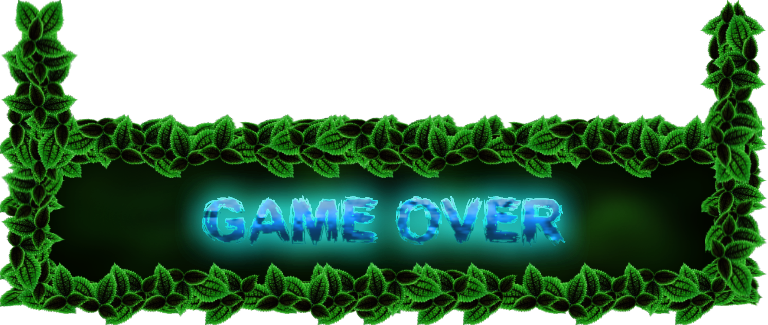
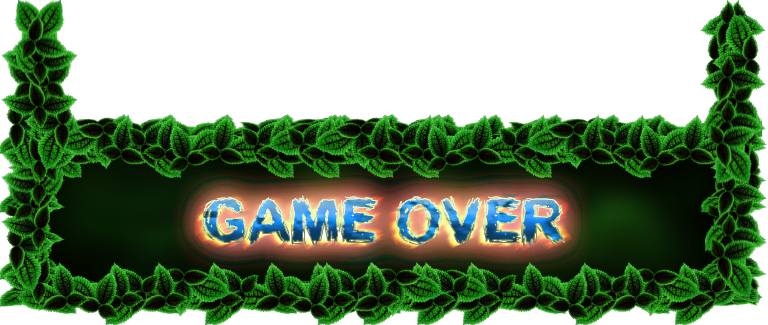
Revision of a layered 768px x 325px image; what changed, layer by layer:
hid "GAME OVER" (1st of 3) over left=202, top=195, right=566, bottom=247
added group "Style Effect" with 6 layers above "GAME OVER copy" over left=171, top=167, right=593, bottom=274
added layer "GAME OVER copy 6" (divide) in group "Style Effect" over left=171, top=167, right=593, bottom=274
added layer "GAME OVER copy 5" (divide) in group "Style Effect" over left=171, top=167, right=593, bottom=274
added layer "GAME OVER copy 4" (divide) in group "Style Effect" over left=171, top=167, right=593, bottom=274
added layer "GAME OVER copy 3" (divide) in group "Style Effect" over left=171, top=167, right=593, bottom=274
added layer "GAME OVER copy 7" (divide) in group "Style Effect" over left=171, top=167, right=593, bottom=274
added layer "GAME OVER copy 2" (divide) in group "Style Effect" over left=171, top=167, right=593, bottom=274
